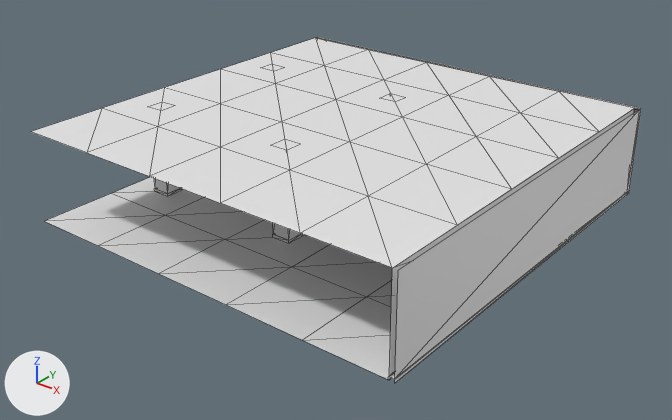
The glTF model public/assets/levels/level0/chunk_5_0.glb as it was, and as the next commit left it.
Before and after are seen from a 50 mm lens placed at (81.2, -25.29, 11.78), pointed at (66.26, -6.61, 0.2). Every picture has the same lights, and +X, +Y and +Z are marked at lower left. The picture after the commit comes second. Mesh edges are drawn as thin lines. Vertices at exactly the same position are counted once.

Before the edit, the objects in view are built like this:
```python
me_mesh_0 = bpy.data.meshes.new('Mesh_0')
me_mesh_0.from_pydata(...)  # 163 vertices, 200 faces; spans x 59.99..72.15, y -12.01..0.15, z 0.0..2.7
ob_chunk_5_0 = bpy.data.objects.new('chunk_5_0', me_mesh_0)
ob_chunk_5_0.location = (0.0, 0.0, 0.0)
```
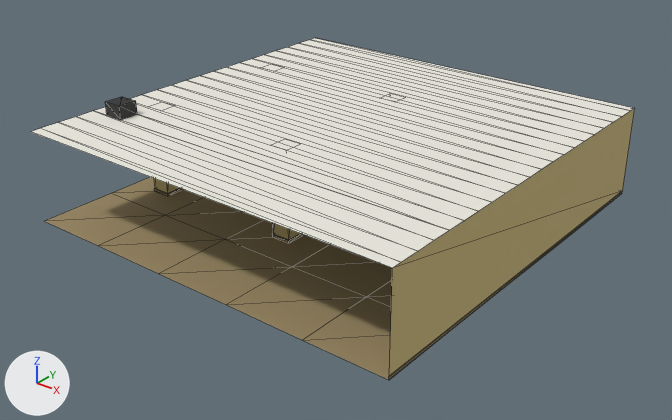
The change, as a list of edits to the scene's bpy script:
```text
Add mat_wall:
    mat_wall = principled_material('wall')
    mat_wall.base_color = (0.58, 0.47, 0.2)  # yellow #c8b67c
    mat_wall.roughness = 0.9
Add mat_base:
    mat_base = principled_material('base')
    mat_base.base_color = (0.3, 0.23, 0.12)  # brown #958461
    mat_base.roughness = 0.9
Add mat_plenum:
    mat_plenum = principled_material('plenum')
    mat_plenum.base_color = (0.03, 0.03, 0.03)  # dark grey #303030
    mat_plenum.roughness = 0.9
Add mat_ceil:
    mat_ceil = principled_material('ceil')
    mat_ceil.base_color = (0.84, 0.82, 0.74)  # white #eceadf
    mat_ceil.roughness = 0.9
Add mat_floor:
    mat_floor = principled_material('floor')
    mat_floor.base_color = (0.34, 0.26, 0.13)  # brown #9e8b65
    mat_floor.roughness = 0.9
Change me_mesh_0:
    used by ob_chunk_5_0; location = (0.0, 0.0, 0.0)
    remove me_mesh_0.from_pydata(...)  # 163 vertices, 200 faces; spans x 59.99..72.15, y -12.01..0.15, z 0.0..2.7
    add me_mesh_0.from_pydata(...)  # 212 vertices, 212 faces; spans x 59.99..72.0, y -12.0..0.0, z 0.0..3.1
    me_mesh_0 part 1
    55 vertices are removed from x 59.99..72.15, y -12.01..0.15, z 0.0..2.7
    84 faces are deleted
    68 vertices are added at x 59.99..72.0, y -12.0..0.0, z 0.0..3.1
    20 new vertices lie (12.0, 0.0, 0.0) away from vertices in x 60.0, y -11.7..-0.3, z 2.7
    16 new vertices lie (0.62, 0.0, 0.0) away from vertices in x 60.89..65.69, y -8.69..-3.31, z 0.09
    2 new faces join them, mat_wall (yellow #c8b67c)
    40 new faces join them, mat_base (brown #958461)
    44 new faces join them, mat_ceil (white #eceadf)
    10 new faces join them, mat_plenum (dark grey #303030)
    me_mesh_0 part 2: 34 faces spanning x 60.92..72.0, y -12.0..0.0, z 0.09..2.7 switch from no material to mat_wall (yellow #c8b67c)
    me_mesh_0 part 3: 32 faces spanning x 60.91..66.29, y -8.69..-3.31, z 0.0..0.09 switch from no material to mat_base (brown #958461)
    me_mesh_0 part 4: 50 faces spanning x 60.0..72.0, y -12.0..0.0, z 0.0 switch from no material to mat_floor (brown #9e8b65)
    add me_mesh_0.materials.append(mat_ceil)  # white #eceadf
    add me_mesh_0.materials.append(mat_plenum)  # dark grey #303030
```

Changed parts and their boxes (x1, y1, x2, y2) in the pictures (672 x 420 px; the box of a moved part takes in the faces that stretch with it):
'chunk_5_0', reshaped: before (31, 37, 641, 382); after (31, 38, 635, 380)
part 1 of me_mesh_0, moved or reshaped: before (33, 37, 641, 382); after (33, 38, 634, 379)
part 2 of me_mesh_0, recoloured: (154, 108, 635, 376) in both
part 3 of me_mesh_0, recoloured: (154, 188, 303, 243) in both
part 4 of me_mesh_0, recoloured (white to brown): before (45, 177, 392, 380); after (45, 177, 622, 380)
